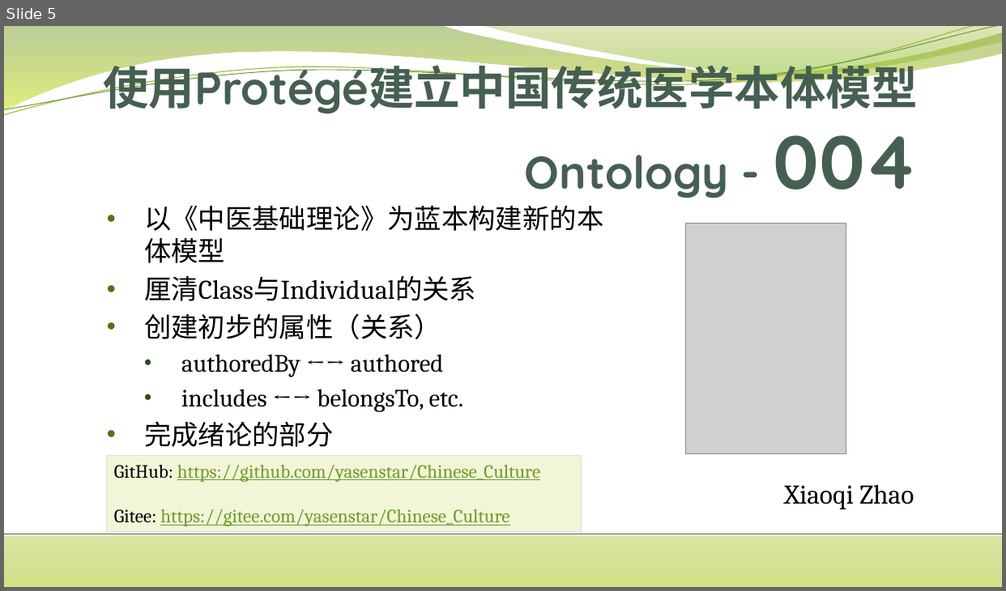
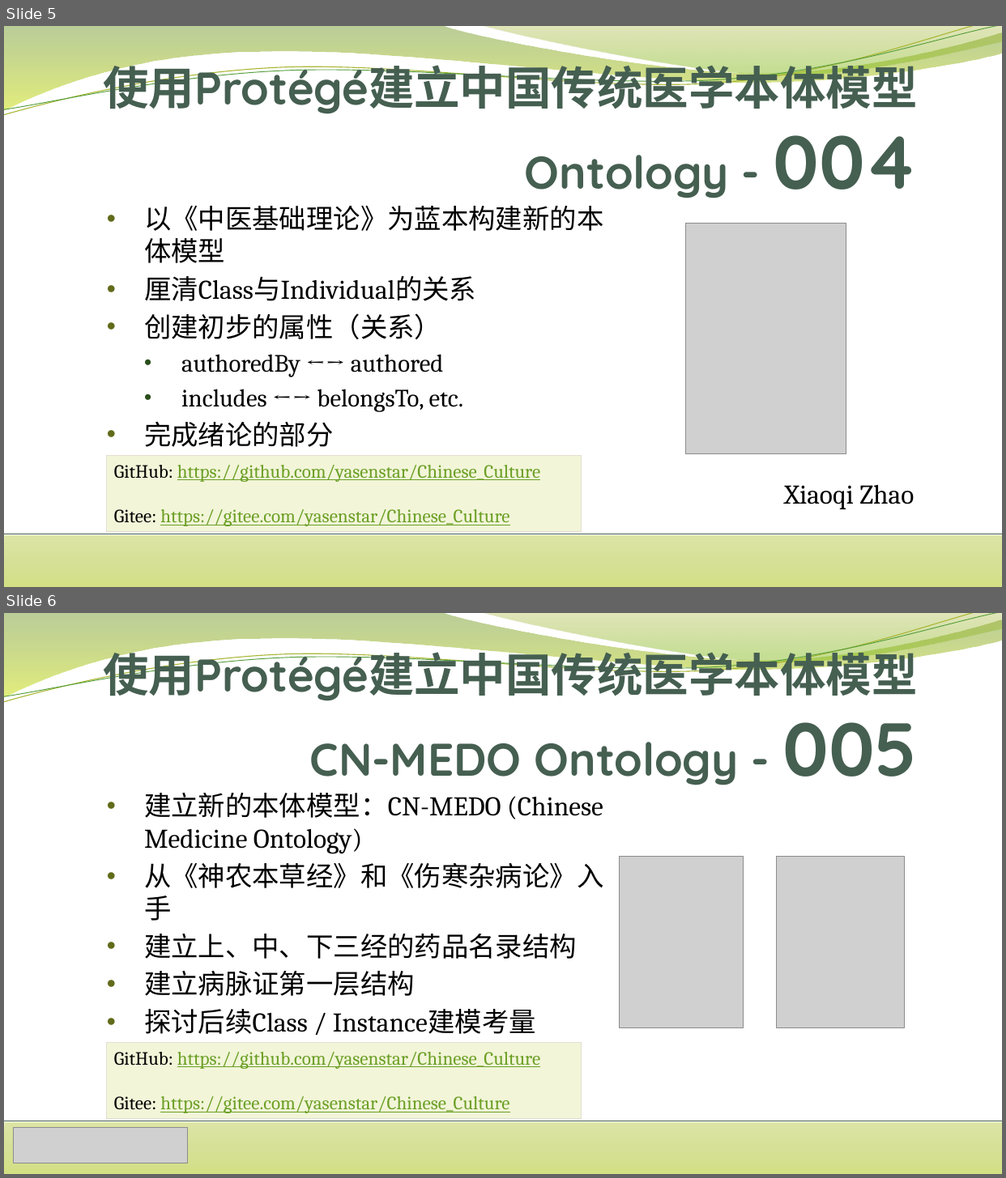
Before and after one commit to yasenstar/Chinese_Culture, a slide deck: 使用Protégé建立中国传统医学本体模型.pptx. Shown one above the other, each under a label of ours: slide 5 before the commit, slides 5 and 6 after it. The pictures are 1006x591 and 1006x1178 pixels, drawn with LibreOffice and Linux fonts; fonts in the diff are those of the drawing; grey boxes stand for pictures. Boxes give left, top, right and bottom in pixels: in the first picture for what was removed or moved away, otherwise in the second. Text is boxed around its words. In the diff, an @@ line names an element or a change of style, - is before the commit and + after.

Commit message:
add new CN-MEDO

```diff
--- a/使用Protégé建立中国传统医学本体模型.pptx
+++ b/使用Protégé建立中国传统医学本体模型.pptx
@@ slide 6 added at [4,613,1002,1174], background #FFFFFF; not listed: 6 template elements that a slide beside it also shows @@
@@ title added at [103,645,918,786], 44 pt, text #455F51, bold @@
+使用Protégé建立中国传统医学本体模型CN-MEDO Ontology - 005
@@ text added at [144,793,603,1034], 26 pt, text #000000 @@
+• 建立新的本体模型：CN-MEDO (Chinese Medicine Ontology)
+• 从《神农本草经》和《伤寒杂病论》入手
+• 建立上、中、下三经的药品名录结构
+• 建立病脉证第一层结构
+• 探讨后续Class / Instance建模考量
@@ picture added at [620,857,743,1029] @@
@@ picture added at [777,857,905,1029] @@
@@ rectangle added at [107,1043,582,1119], fill #F2F5D8, outline #E3DED1 0.75 pt, 18 pt, text #6B9F25, underline @@
+GitHub: https://github.com/yasenstar/Chinese_Culture
+Gitee: https://gitee.com/yasenstar/Chinese_Culture
@@ picture added at [14,1127,187,1163] @@
```
Also in this commit, not shown: 3 other files.
